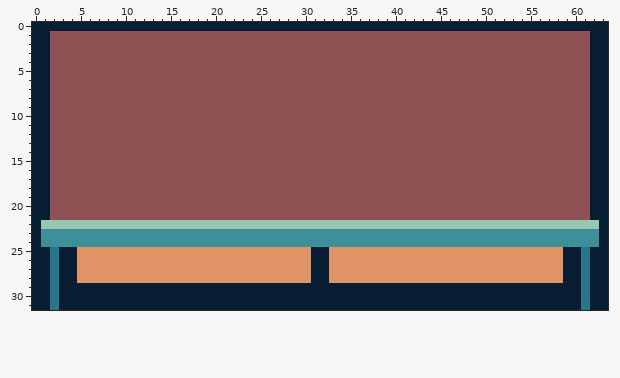
Pixel-art sprite, stored at Levels/Assets/Toldo/Toldo9.png. The picture above was drawn from the file before the commit.
The file is 64x32 pixels.
New version:
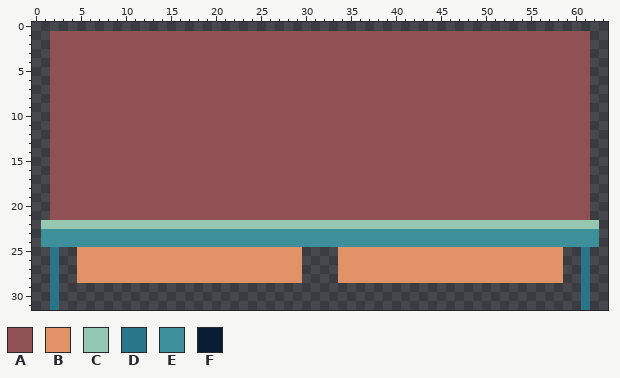
Palette (. is transparent): A #8f5153  B #e09367  C #95c7b1  D #297589  E #3d909a  F #071e32
The author wrote: Add bloquet toldos uno con nuevas animaciones
The exact change:
y 0: x 0..63 FFFFFFFFFFFFFFFFFFFFFFFFFFFFFFFFFFFFFFFFFFFFFFFFFFFFFFFFFFFFFFFF -> ................................................................
y 1..21: x 0..1 FF -> ..; x 62..63 FF -> ..
y 22..24: x 0 F -> .; x 63 F -> .
y 25..28: x 0..1 FF -> ..; x 3..4 FF -> ..; x 30..33 BFFB -> ....; x 59..60 FF -> ..; x 62..63 FF -> ..
y 29..31: x 0..1 FF -> ..; x 3..60 FFFFFFFFFFFFFFFFFFFFFFFFFFFFFFFFFFFFFFFFFFFFFFFFFFFFFFFFFF -> ..........................................................; x 62..63 FF -> ..
Where, in picture pixels (left, top, right, bottom), the same in both pictures:
erased: (32, 22, 608, 310)
